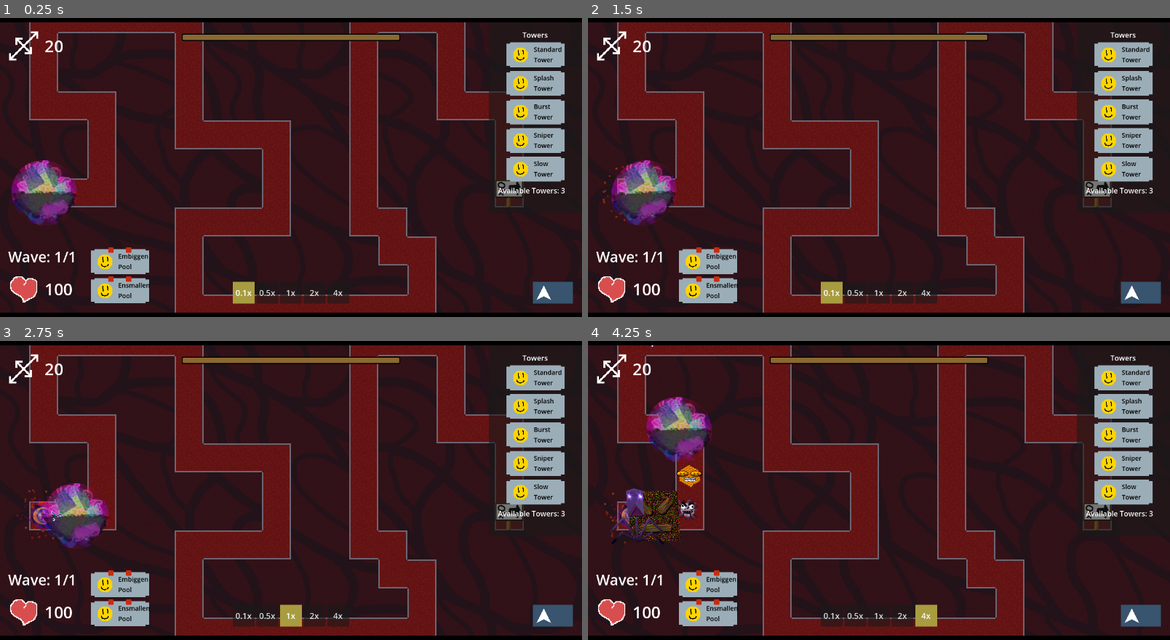
Above: before the commit, frames 1-4 (two rows, left to right).
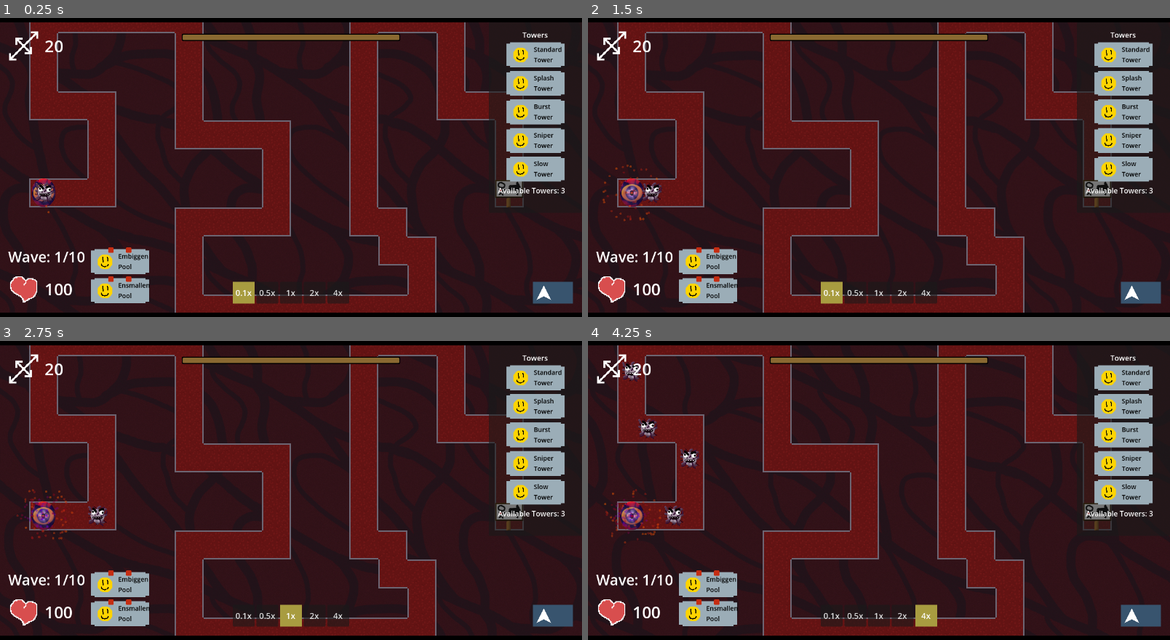
Above: after the commit, the same moments.

Repository: ladybunne/gmtk-game-jam-2024
Game: Godot game, scene res://MainScene.tscn
Same seed, same stepped clock (60 frames per second), same inputs: the game is played once before the commit and once after it.
Inputs:
- Up to frame 1 (0.25 s): no input
- Up to frame 2 (1.5 s): click "0.5x" at 0.5 s; click "0.1x" at 1.25 s
- Up to frame 3 (2.75 s): click "1x" at 2 s
- Up to frame 4 (4.25 s): click "2x" at 2.75 s; click "4x" at 3.5 s

The runs differ from the first frame. In frame 1, 1.8% of the frame differs, in the area x 2-15%, y 47-82%; in frame 2, 1.8%; in frame 3, 1.8%; in frame 4, 3.8%, in the area x 3-22%, y 1-82%.

Commit message:
Turned off debug spawner

Diff:
--- a/GameThings/Spawner.tscn
+++ b/GameThings/Spawner.tscn
@@ -18,7 +18,6 @@
 script = ExtResource("1_rky0c")
 waveSet = ExtResource("2_7puft")
 debugWaveset = ExtResource("3_p6xlc")
-debugEnemies = true
 
 [node name="Sprite2D" type="Sprite2D" parent="."]
 material = SubResource("ShaderMaterial_mwwn4")
